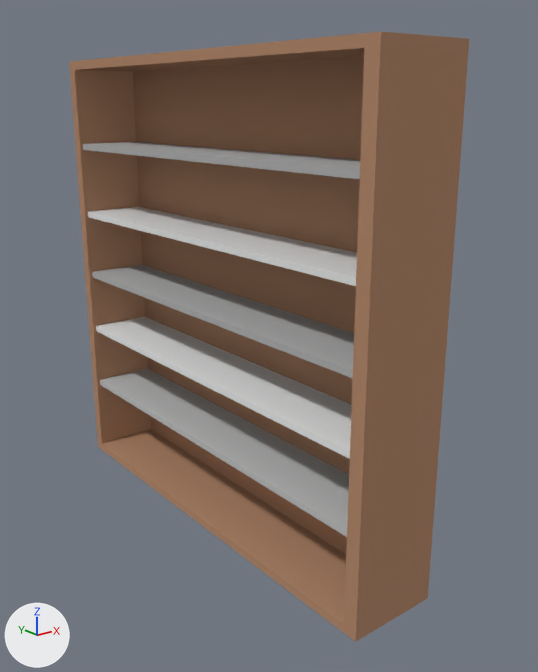
The Blender file Blender/Bücherregal.blend: old version first, new version second.
Camera for both pictures: a 50 mm lens placed at (-2.03, -3.75, 2.37), pointed at (0.5, -0.6, 1.1). The axes (+X, +Y, +Z) are drawn at lower left. The lights are the same throughout.

The older version as bpy lines, for what is in view:
```python
ob_cube = bpy.data.objects.new('Cube', me_cube_004)
ob_cube.location = (-0.704, -0.412, 1.287)
ob_cube.scale = (1.32, 1.32, 1.32)
ob_plane = bpy.data.objects.new('Plane', me_plane)
ob_plane.location = (0.247, 0.593, 0.897)
ob_plane.scale = (0.261, 0.261, 0.261)
ob_plane_001 = bpy.data.objects.new('Plane.001', me_plane_001)
ob_plane_001.location = (0.247, 0.593, 0.501)
ob_plane_001.scale = (0.261, 0.261, 0.261)
ob_plane_002 = bpy.data.objects.new('Plane.002', me_plane_002)
ob_plane_002.location = (0.247, 0.593, 1.277)
ob_plane_002.scale = (0.261, 0.261, 0.261)
ob_plane_003 = bpy.data.objects.new('Plane.003', me_plane_003)
ob_plane_003.location = (0.247, 0.593, 1.682)
ob_plane_003.scale = (0.261, 0.261, 0.261)
ob_plane_004 = bpy.data.objects.new('Plane.004', me_plane_004)
ob_plane_004.location = (0.247, 0.593, 2.114)
ob_plane_004.scale = (0.261, 0.261, 0.261)
```
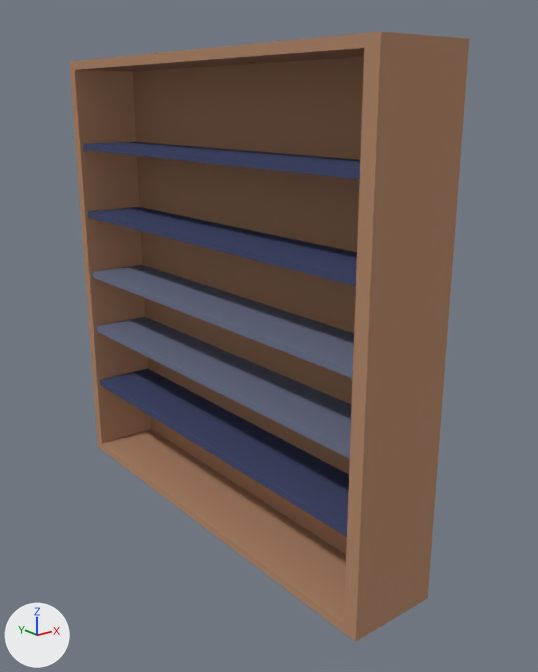
Pixel boxes [x1, y1, x2, y2] of what changed, in the pictures (538 x 672 px):
'Plane.001', recoloured (grey to blue)
    both: [100, 368, 349, 537]
'Plane', recoloured (grey to blue)
    both: [96, 317, 352, 459]
'Plane.002', recoloured (grey to blue)
    both: [92, 265, 354, 378]
'Plane.003', recoloured (grey to blue)
    both: [88, 207, 357, 286]
'Plane.004', recoloured (grey to blue)
    both: [83, 142, 360, 179]

The change in detail:
Material 'Material.005' (mat_material_005) changes colour from white #e7e7e7 to blue #70758c; in linear values from (0.8, 0.8, 0.8) to (0.162, 0.178, 0.262).
Material 'Material.004' (mat_material_004) changes colour from grey #bdbdbd to dark blue #474e70; in linear values from (0.507, 0.507, 0.507) to (0.063, 0.0762, 0.162).
Material 'Material.002' (mat_material_002) changes colour from grey #afafaf to blue #70758c; in linear values from (0.429, 0.429, 0.429) to (0.162, 0.178, 0.262).
Material 'Material.003' (mat_material_003) changes colour from grey #afafaf to dark blue #474e70; in linear values from (0.429, 0.429, 0.429) to (0.063, 0.0762, 0.162).
Material 'Material' (mat_material) is new.
Its base color is (0.063, 0.0762, 0.162) (dark blue #474e70).
me_plane_003 has 8 vertices, 6 faces and spans x -0.47..1.0, y -8.66..1.0, z -0.14..0.0.
me_plane_003 now uses material mat_material (dark blue #474e70).
